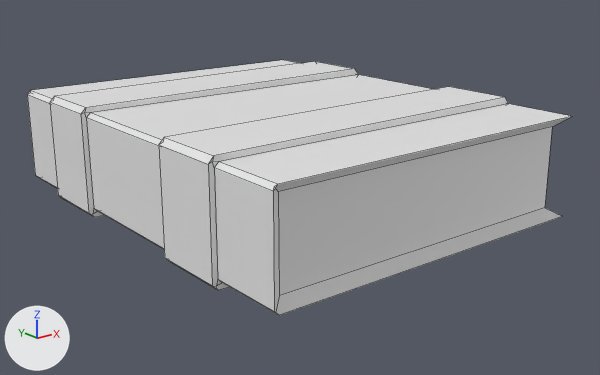
Before and after pictures for a commit that changed the Blender file BlenderFiles/Props/Book_Bound.blend.
The view is the same before and after, from a 50 mm camera at (-1.178, -1.573, 0.522) aimed at (0.037, -0.054, -0.086). Arrows for +X, +Y and +Z are at lower left; the lights stay in place. Mesh edges are drawn as thin lines.

The first picture shows 'book_bound'.
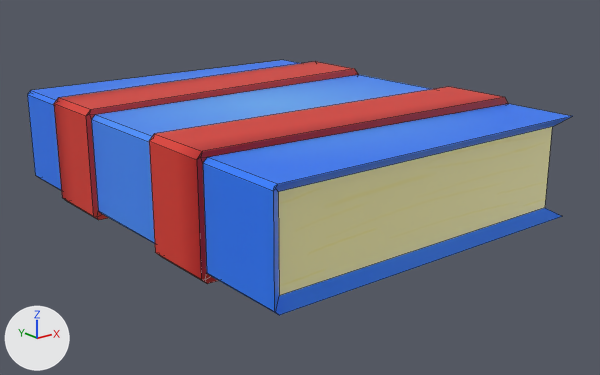
The newer file is also rescaled (x0.5) as a whole; pictures and numbers use the older file's frame.

Scene script edits in JSON lines:
```json
{"op": "add", "block": "img_book_bound_a_color", "code": ["img_book_bound_a_color = load_image('Book_Bound_A_Color', 'Textures/Book_Bound_A_Color.png', 1024, 1024, 'sRGB')"]}
{"op": "add", "block": "mat_book_bound_a_material", "code": ["mat_book_bound_a_material = principled_material('Book_Bound_A_Material')", "mat_book_bound_a_material.texture = img_book_bound_a_color"]}
{"block": "me_cube_004", "where": "# used by ob_book_bound; location = (0.0, 0.0, 0.0)"}
{"op": "remove", "block": "me_cube_004", "code": "me_cube_004.from_pydata(...)  # 96 vertices, 84 faces; spans x -0.412..0.437, y -0.529..0.529, z -0.136..0.136"}
{"op": "add", "block": "me_cube_004", "code": "me_cube_004.from_pydata(...)  # 88 vertices, 84 faces; spans x -0.412..0.437, y -0.529..0.529, z -0.136..0.136"}
{"block": "me_cube_004", "change": "me_cube_004 part 1"}
{"block": "me_cube_004", "change": "16 vertices are removed from x -0.403, y -0.353..0.353, z -0.122..0.122"}
{"block": "me_cube_004", "change": "28 faces are deleted"}
{"block": "me_cube_004", "change": "16 vertices in x -0.412..-0.389, y 0.176..0.353, z -0.131..0.131 move by (0.0, -0.024, 0.0)"}
{"block": "me_cube_004", "change": "8 vertices in x -0.412..-0.389, y -0.176, z -0.131..0.131 move by (0.0, 0.038, 0.0)"}
{"block": "me_cube_004", "change": "8 vertices in x -0.412..-0.389, y -0.353, z -0.131..0.131 move by (0.0, 0.039, 0.0)"}
{"block": "me_cube_004", "change": "8 vertices are added at x -0.403, y -0.314..0.329, z -0.122..0.122"}
{"block": "me_cube_004", "change": "28 new faces join them"}
{"block": "me_cube_004", "change": "me_cube_004 part 2: 56 faces spanning x -0.412..0.437, y -0.529..0.529, z -0.136..0.136 switch from no material to mat_book_bound_a_material (picture img_book_bound_a_color)"}
```

Changed parts and their boxes (x1, y1, x2, y2) in the pictures (600 x 375 px; the box of a moved part takes in the faces that stretch with it):
```json
{"part": 1, "of": "me_cube_004", "change": "moved or reshaped", "before": [81, 69, 509, 290], "after": [86, 69, 509, 284]}
{"part": 2, "of": "me_cube_004", "change": "recoloured", "before": [27, 60, 572, 315], "after": [27, 60, 572, 315]}
```
